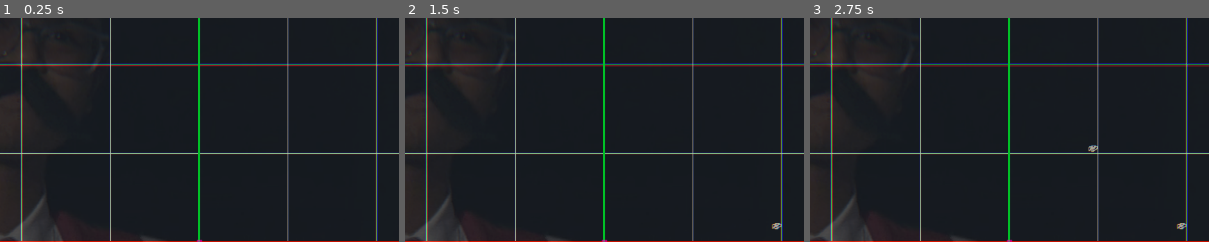
Above: before the commit, frames 1-3 (left to right).
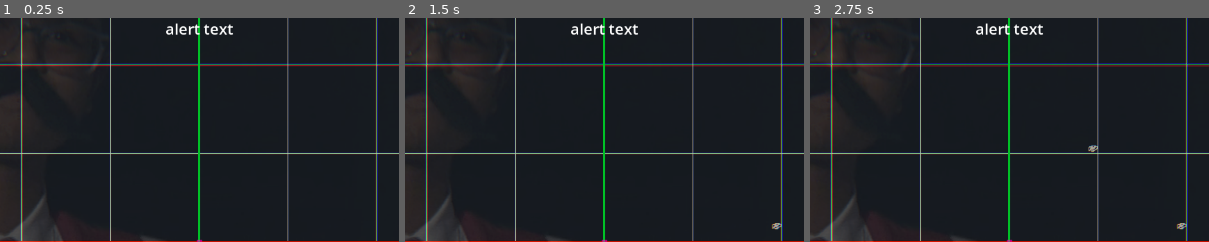
Above: after the commit, the same moments.

Repository: solirides/mechcraft2
Game: Godot game, scene res://scenes/game.tscn
Same seed, same stepped clock (60 frames per second), same inputs: the game is played once before the commit and once after it.
Inputs (mouse positions are % of the whole screen's width and height, from its top left):
- Up to frame 1 (0.25 s): no input
- Up to frame 2 (1.5 s): tap Enter at 0.5 s; move the mouse to (72, 45) at 0.52 s; hold P (resource) 0.53-1.28 s; tap Space at 1.25 s; move the mouse to (30, 55) at 1.27 s; click (30, 55) at 1.35 s
- Up to frame 3 (2.75 s): tap P (resource) at 1.55, 2.3 s; tap Enter at 2 s; move the mouse to (60, 28) at 2.02 s; hold Middle mouse button (middle_click) from 2.03 s (still down)
The pictures show only the part of the screen within x 25-75%, y 0-50%; the shares and areas given below are measured in that part.

The runs differ from the first frame. In frame 1, 0.4% of the frame differs, in the area x 41-59%, y 2-8%; in frame 2, 0.4%; in frame 3, 0.4%.

Commit message:
hgfjkalhfjgdsjkg

Diff:
--- /dev/null
+++ b/assets/theme.tres
@@ -0,0 +1,4 @@
+[gd_resource type="Theme" format=3 uid="uid://b4us1mhl0qxjp"]
+
+[resource]
+RichTextLabel/font_sizes/normal_font_size = 22
--- a/assets/world.json
+++ b/assets/world.json
@@ -14,17 +14,17 @@
 				0,0,0,0,0,0,2,1,
 				0,0,0,0,0,0,3,1
 			],
+			"items":[
+				0,0,0,0,0,0,0,0,
+				0,0,0,0,0,0,0,0,
+				0,0,0,0,0,0,0,0,
+				0,0,0,0,0,0,0,0,
+				0,0,0,0,0,0,0,0,
+				0,0,0,0,0,0,0,0,
+				0,0,0,0,0,0,0,0,
+				0,0,0,0,0,0,0,0
+			],
 			"tiledata":{
-				"storage":[
-					0,0,0,0,0,0,0,0,
-					0,0,0,0,0,0,0,0,
-					0,0,0,0,0,0,0,0,
-					0,0,0,0,0,0,0,0,
-					0,0,0,0,0,0,0,0,
-					0,0,0,0,0,0,0,0,
-					0,0,0,0,0,0,0,0,
-					0,0,0,0,0,0,0,0
-				],
 				"rotation":[
 					2,0,0,0,0,0,0,0,
 					0,0,0,0,0,0,0,0,
--- a/scenes/game.tscn
+++ b/scenes/game.tscn
@@ -13,6 +13,7 @@
 [ext_resource type="Script" path="res://scripts/gui.gd" id="10_ocoff"]
 [ext_resource type="Shader" path="res://assets/shaders/test.gdshader" id="10_shcmx"]
 [ext_resource type="Script" path="res://scripts/background.gd" id="10_y4vju"]
+[ext_resource type="Theme" uid="uid://b4us1mhl0qxjp" path="res://assets/theme.tres" id="13_clh56"]
 
 [sub_resource type="TileSetAtlasSource" id="TileSetAtlasSource_tbejw"]
 texture = ExtResource("2_obwd8")
@@ -71,6 +72,8 @@
 [node name="TileMap" type="TileMap" parent="." node_paths=PackedStringArray("gui", "debug_dot")]
 tile_set = SubResource("TileSet_huth1")
 format = 2
+layer_0/name = "Tiles"
+layer_1/name = "Items"
 layer_1/z_index = 1
 layer_1/tile_data = PackedInt32Array()
 script = ExtResource("2_e3udp")
@@ -100,20 +103,48 @@
 grow_vertical = 2
 color = Color(1, 0.156863, 0.568627, 1)
 
-[node name="GUI" type="CanvasLayer" parent="Camera2D" node_paths=PackedStringArray("selection_label")]
+[node name="GUI" type="CanvasLayer" parent="Camera2D" node_paths=PackedStringArray("selection_label", "alert_label")]
 layer = 10
 script = ExtResource("10_ocoff")
-selection_label = NodePath("Selection")
+selection_label = NodePath("GUI/Selection")
+alert_label = NodePath("GUI/CenterContainer/Alert")
 
-[node name="Selection" type="RichTextLabel" parent="Camera2D/GUI"]
+[node name="GUI" type="Control" parent="Camera2D/GUI"]
+layout_mode = 3
 anchors_preset = 15
 anchor_right = 1.0
 anchor_bottom = 1.0
 grow_horizontal = 2
 grow_vertical = 2
+
+[node name="Selection" type="RichTextLabel" parent="Camera2D/GUI/GUI"]
+layout_mode = 1
+anchors_preset = 15
+anchor_right = 1.0
+anchor_bottom = 1.0
+grow_horizontal = 2
+grow_vertical = 2
+theme = ExtResource("13_clh56")
 theme_override_fonts/normal_font = SubResource("SystemFont_rtmsu")
 theme_override_font_sizes/normal_font_size = 20
 text = "hello"
+
+[node name="CenterContainer" type="CenterContainer" parent="Camera2D/GUI/GUI"]
+layout_mode = 1
+anchors_preset = 10
+anchor_right = 1.0
+offset_bottom = 31.0
+grow_horizontal = 2
+
+[node name="Alert" type="RichTextLabel" parent="Camera2D/GUI/GUI/CenterContainer"]
+clip_contents = false
+custom_minimum_size = Vector2(600, 0)
+layout_mode = 2
+theme = ExtResource("13_clh56")
+bbcode_enabled = true
+text = "[center]alert text"
+fit_content = true
+scroll_active = false
 
 [node name="Classes" type="Node" parent="."]
 script = ExtResource("4_mms3p")
--- a/scripts/background.gd
+++ b/scripts/background.gd
@@ -21,6 +21,9 @@
 
 func _draw():
 	var space = size * zoom
+
+	while space < size * 0.2:
+		space *= 8
 
 	var origin = Vector2(get_viewport().size.x / 2 - pos.x * zoom, \
 		get_viewport().size.y / 2 - pos.y * zoom)
--- a/scripts/gui.gd
+++ b/scripts/gui.gd
@@ -4,6 +4,7 @@
 signal selection_changed
 
 @export var selection_label:RichTextLabel = null
+@export var alert_label:RichTextLabel = null
 var selected_tile = 1
 var tile_rotation = 0
 
@@ -35,3 +36,6 @@
 	selection_label.text = str(selected_tile) + " " + str(tile_rotation)
 
 	selection_changed.emit(selected_tile, tile_rotation)
+
+func alert(text:String):
+	alert_label.text = text
--- a/scripts/json.gd
+++ b/scripts/json.gd
@@ -7,8 +7,6 @@
 func _ready():
 	json = ReadData("res://assets/world.json")
 	print(json["chunks"][0]["tiles"])
-
-
 
 
 func ReadData(file_path):
@@ -29,3 +27,7 @@
 
 	file_data = null
 	return json_data
+
+
+func SaveData(file_path):
+	pass
Not shown: 13 places in generated_tileset.tres that only renumber resources
Not shown: 1 places in scenes/game.tscn that only renumber resources
